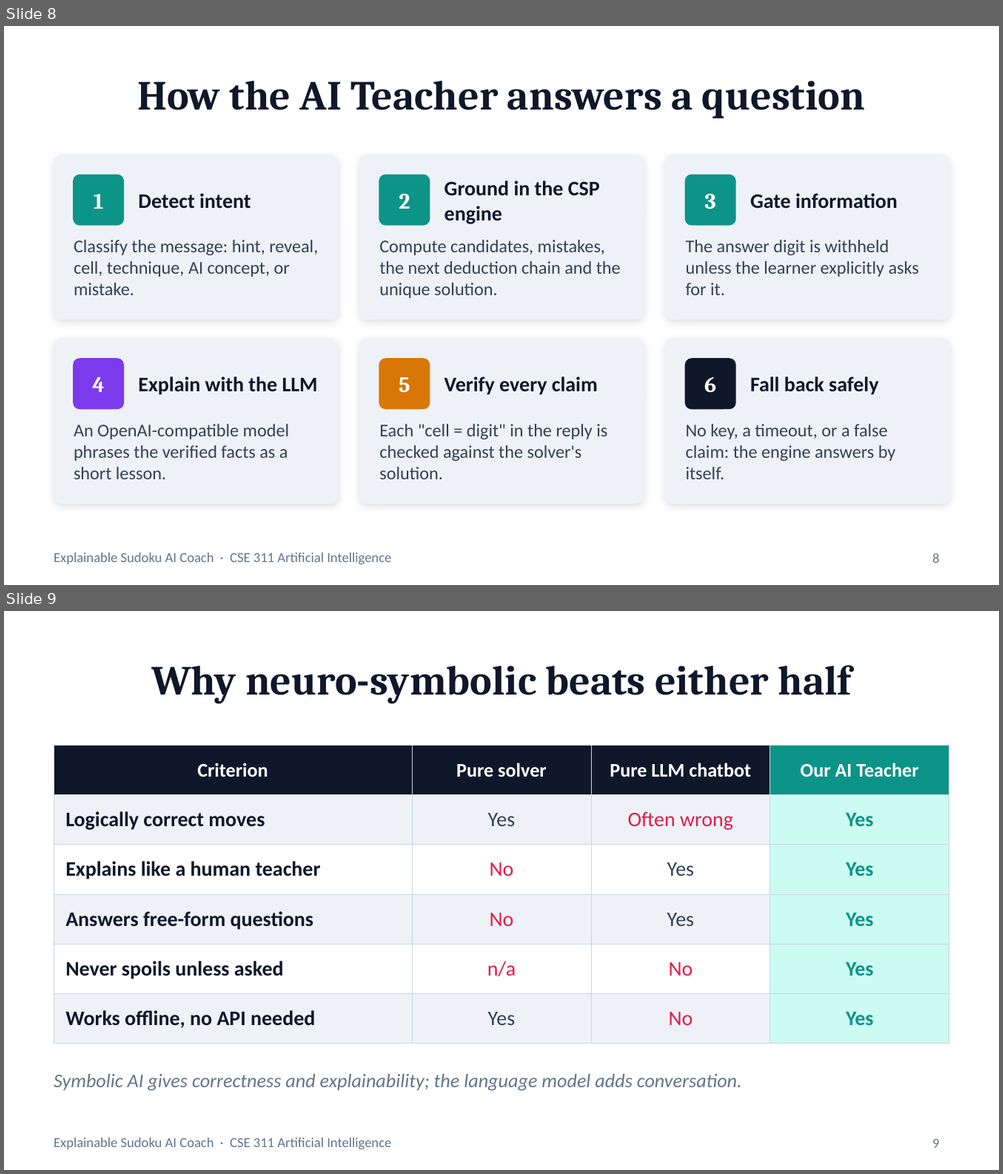
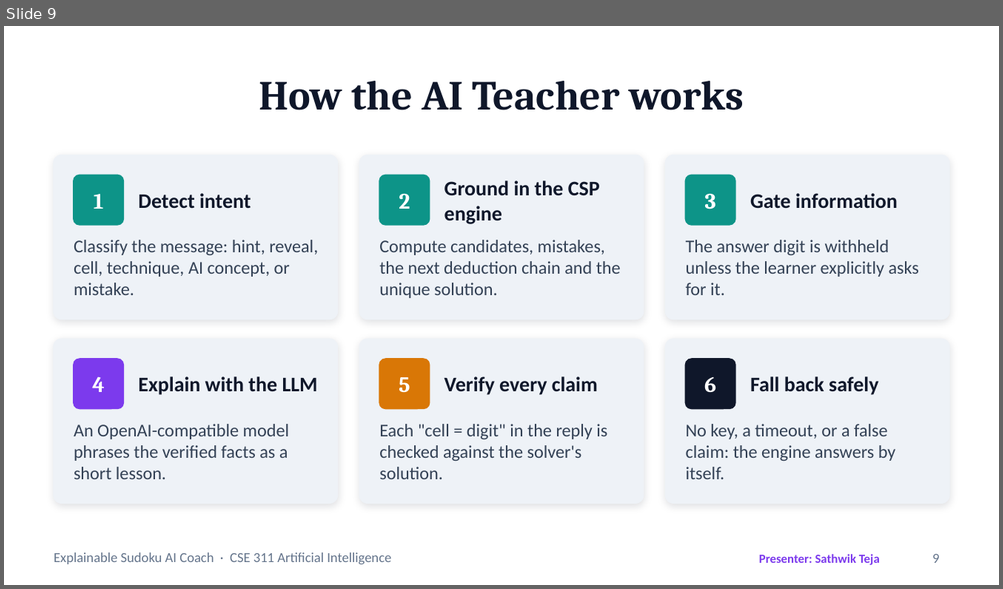
Before and after one commit to tejaes7/Sudoku-Sensei, a slide deck: Sudoku_AI_Coach_Presentation.pptx. Shown one above the other, each under a label of ours: slides 8 and 9 before the commit, slide 9 after it. The pictures are 1003x1174 and 1003x589 pixels, drawn with LibreOffice and Linux fonts; fonts in the diff are those of the drawing. Boxes give left, top, right and bottom in pixels: in the first picture for what was removed or moved away, otherwise in the second. Text is boxed around its words. In the diff, an @@ line names an element or a change of style, - is before the commit and + after.

```diff
--- a/Sudoku_AI_Coach_Presentation.pptx
+++ b/Sudoku_AI_Coach_Presentation.pptx
@@ slide 9 removed at (4,611,999,1170), background #FFFFFF; not listed: 1 template element that a slide beside it also shows @@
@@ title removed at (151,665,851,703) @@
-Why neuro-symbolic beats either half
@@ table removed at (54,745,949,1031), 6 rows, 4 columns @@
-Criterion | Pure solver | Pure LLM chatbot | Our AI Teacher
-Logically correct moves | Yes | Often wrong | Yes
-Explains like a human teacher | No | Yes | Yes
-Answers free-form questions | No | Yes | Yes
-Never spoils unless asked | n/a | No | Yes
-Works offline, no API needed | Yes | No | Yes
@@ text removed at (54,1074,742,1091) @@
-Symbolic AI gives correctness and explainability; the language model adds conversation.
@@ page number removed at (932,1139,939,1148) @@
-9
@@ what was slide 8 is now slide 9 @@
@@ slide 9 changed as well @@
@@ title at (259,81,743,110): text changed @@
-How the AI Teacher answers a question
+How the AI Teacher works
@@ text added at (759,554,879,565), 9 pt, text #7C3AED, bold @@
+Presenter: Sathwik Teja
@@ page number at (932,554,939,563): text changed @@
-8
+9
```
Also in this commit, not shown: 11 other slides changed, 3 slides added, 2 other slides removed, 1 other file.
